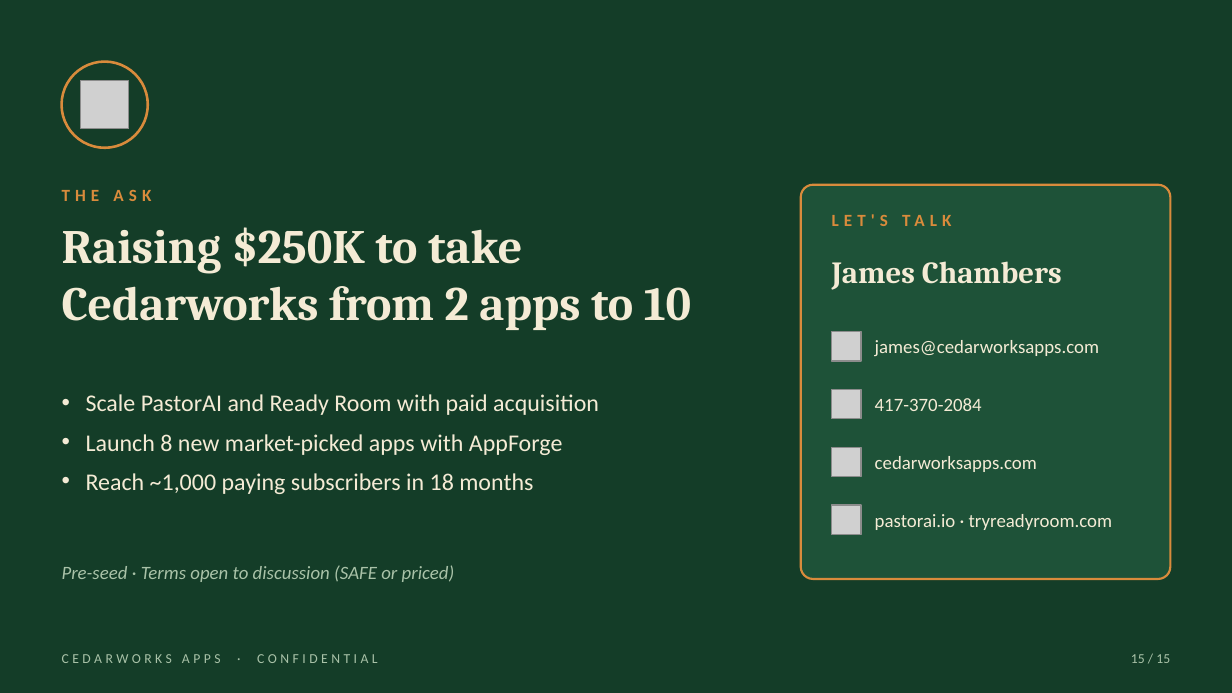
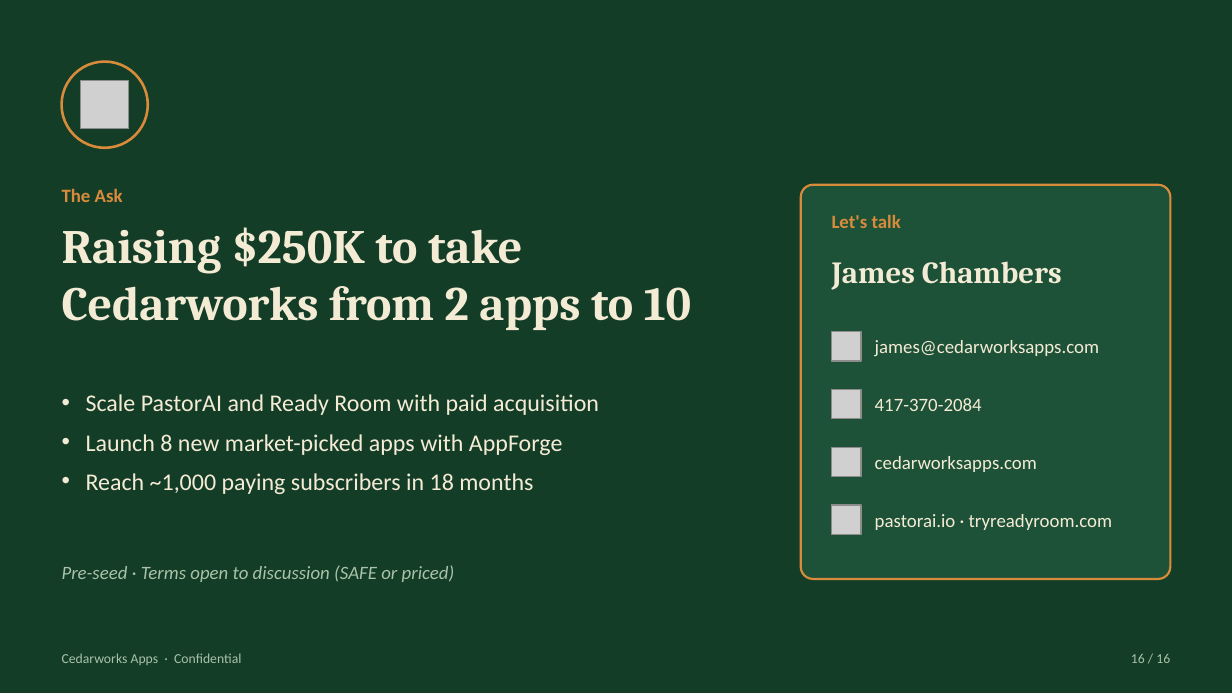
Before and after one commit to Pastorai1/Cedarworksapps, a slide deck: slide 16 of pitch-deck/Cedarworks-Apps-Pitch-Deck.pptx (slide 15 before the commit). Drawn at 1232x693 pixels with LibreOffice and Linux fonts; fonts in the diff are those of the drawing; grey boxes stand for pictures. Boxes give left, top, right and bottom in pixels: in the first picture for what was removed or moved away, otherwise in the second. Text is boxed around its words. In the diff, an @@ line names an element or a change of style, - is before the commit and + after.

```diff
--- a/pitch-deck/Cedarworks-Apps-Pitch-Deck.pptx
+++ b/pitch-deck/Cedarworks-Apps-Pitch-Deck.pptx
@@ text at [62,189,123,202]: text changed; size 10 to 11 pt @@
-THE ASK
+The Ask
@@ text at [832,215,901,228]: text changed; size 10 to 11 pt @@
-LET'S TALK
+Let's talk
@@ text at [62,653,241,665]: text changed @@
-CEDARWORKS APPS · CONFIDENTIAL
+Cedarworks Apps · Confidential
@@ text at [1131,654,1170,663]: text changed @@
-15 / 15
+16 / 16
```
Also in this commit, not shown: 11 other slides changed, 4 slides added, 3 slides removed, 3 other files.
